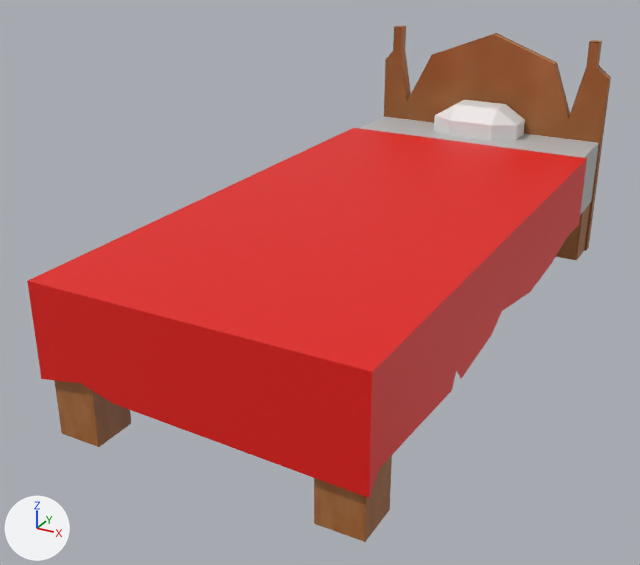
Two versions of the glTF model projectrs-map-editor/public/assets/models/OnePersonBed1.glb, one commit apart.
Rendered twice from a camera (50 mm lens) standing at (1.55, -2.26, 1.22) and looking at (0.39, -0.16, 0.17). The lights are fixed; the arrows at lower left show +X, +Y and +Z. The picture after the commit comes second. Where no turn or scale is listed for an object, it has been applied to the vertices.
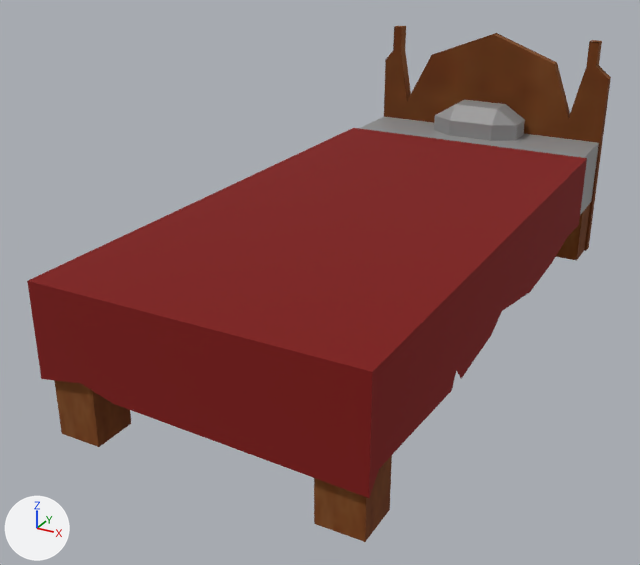
The change, as a list of edits to the scene's bpy script:
```text
Add img_brown2:
    img_brown2 = load_image('BROWN2', '_unpacked/BROWN2', 64, 64, 'sRGB')
Change mat_material:
    mat_material.base_color: (0.508, 0.508, 0.508) -> (0.277, 0.277, 0.277)  # grey #bdbdbd -> grey #909090
Change mat_material_001:
    mat_material_001.texture: img_brown -> img_brown2
    mat_material_001.roughness: 0.5 -> 1.0
Change mat_material_002:
    mat_material_002.base_color: (0.8, 0.00848, 0.00456) -> (0.214, 0.00388, 0.00242)  # red #e7170e -> red #7f0d08
    mat_material_002.roughness: 0.5 -> 1.0
Change me_cube_006:
    where me_cube_006.from_pydata(...)  # 22 vertices, 40 faces; spans x -1.0..1.0, y -1.0..1.0, z -1.0..1.0
    add me_cube_006.materials.append(mat_material)  # grey #909090
```

What differs and where, as boxes (x1, y1, x2, y2) in the pictures (640 x 565 px):
'Plane', recoloured, surface changed (darker)
    both: (27, 128, 587, 498)
'Cube.005', surface changed
    both: (93, 26, 611, 395)
'Cube.001', surface changed (darker)
    both: (314, 456, 392, 542)
'Cube', recoloured
    both: (359, 117, 599, 215)
'Cube.002', surface changed (darker)
    both: (54, 380, 131, 447)
'Cube.006', recoloured (white to grey)
    both: (434, 100, 525, 141)
'Cube.003', surface changed (darker)
    both: (556, 204, 590, 260)
